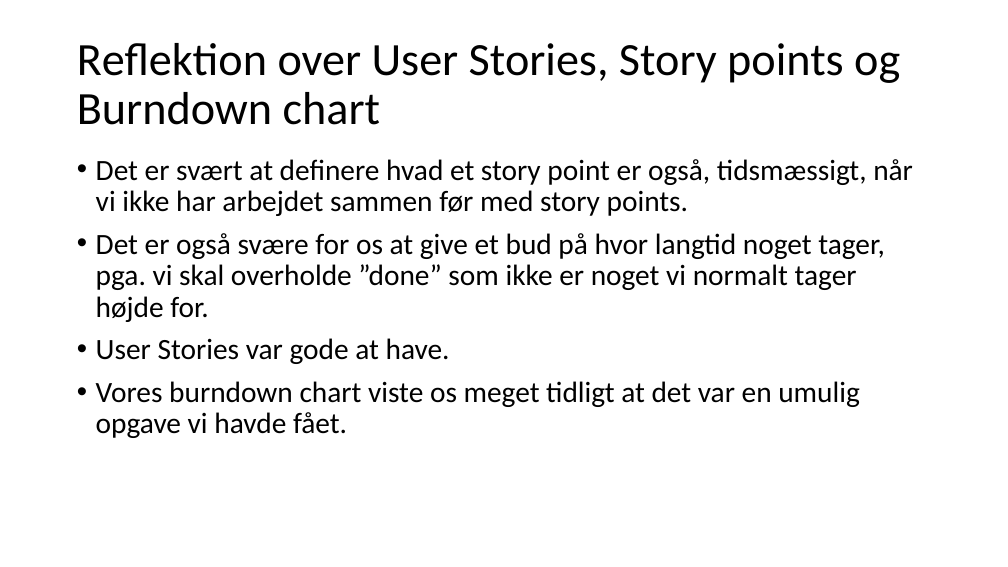
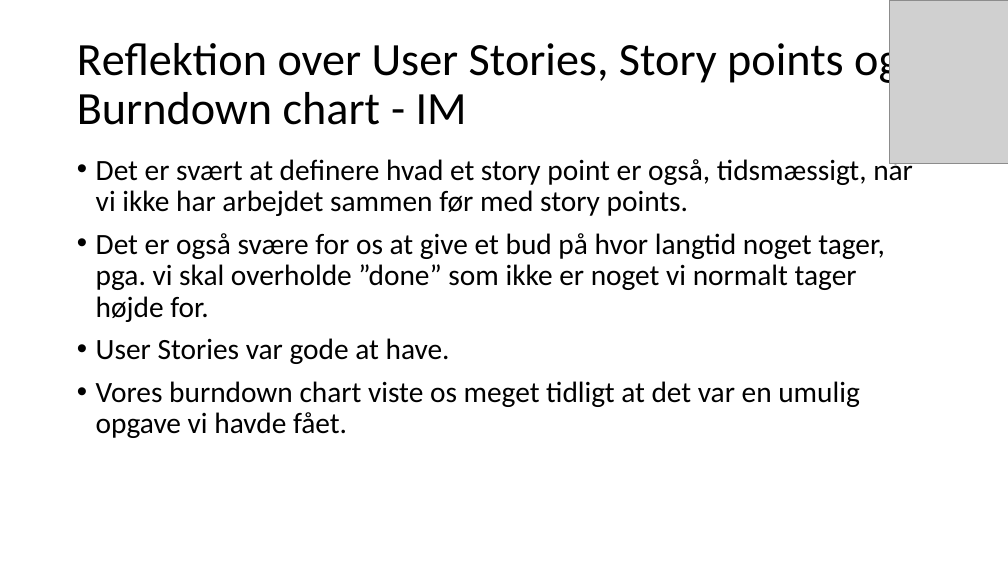
Before and after one commit to mart56p7/kino, a slide deck: slide 7 of powerpoint.pptx. Drawn at 1008x567 pixels with LibreOffice and Linux fonts; fonts in the diff are those of the drawing; grey boxes stand for pictures. Boxes give left, top, right and bottom in pixels: in the first picture for what was removed or moved away, otherwise in the second. Text is boxed around its words. In the diff, an @@ line names an element or a change of style, - is before the commit and + after.

```diff
--- a/powerpoint.pptx
+++ b/powerpoint.pptx
@@ picture added at [890, 1, 1008, 164] @@
@@ title at [77, 36, 900, 125]: text changed @@
-Reflektion over User Stories, Story points og Burndown chart
+Reflektion over User Stories, Story points og Burndown chart - IM
```
Also in this commit, not shown: 9 other slides changed, 15 other files.
